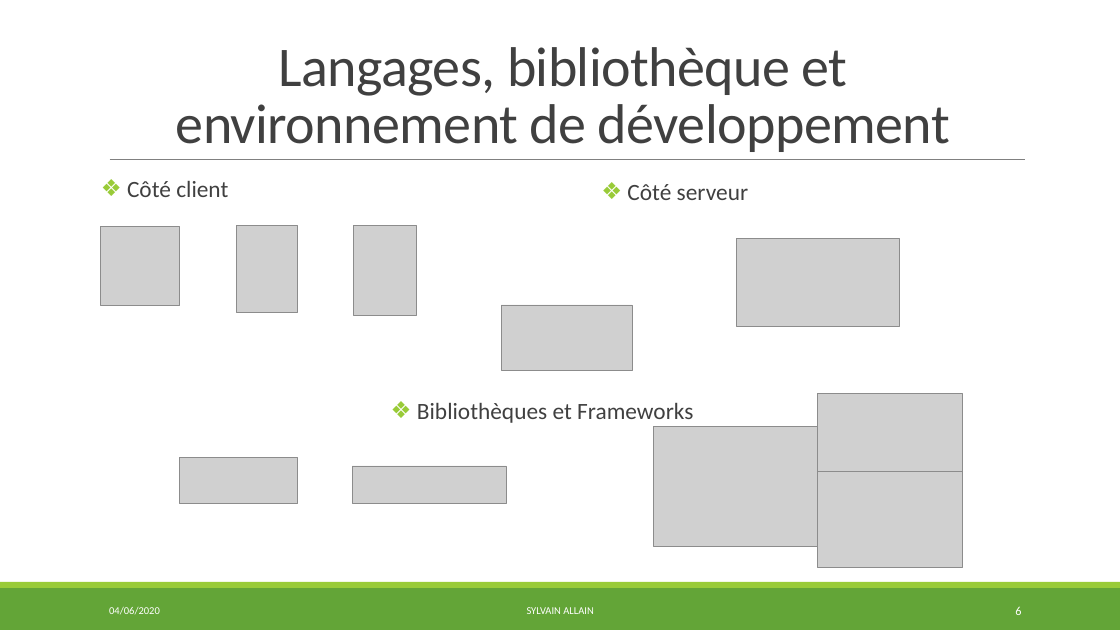
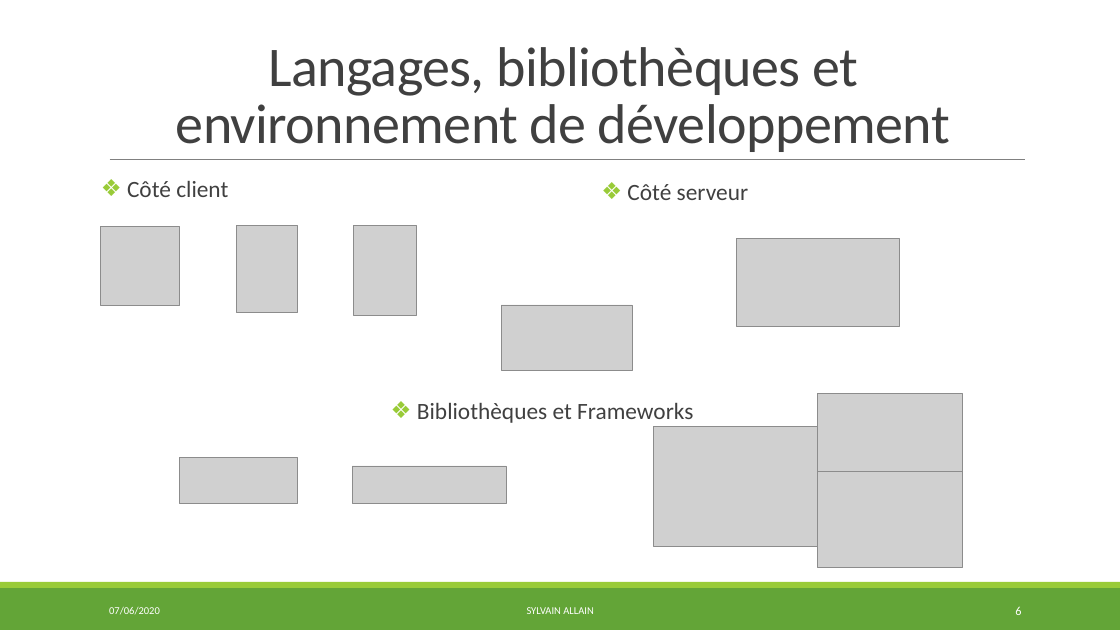
Before and after one commit to S2LF/ProjetPro, a slide deck: slide 6 of ProjetTof’Box.pptx. Drawn at 1120x630 pixels with LibreOffice and Linux fonts; fonts in the diff are those of the drawing; grey boxes stand for pictures. Boxes give left, top, right and bottom in pixels: in the first picture for what was removed or moved away, otherwise in the second. Text is boxed around its words. In the diff, an @@ line names an element or a change of style, - is before the commit and + after.

```diff
--- a/ProjetTof’Box.pptx
+++ b/ProjetTof’Box.pptx
@@ title at bbox=[176, 47, 950, 152]: text changed @@
-Langages, bibliothèque et environnement de développement
+Langages, bibliothèques et environnement de développement
@@ text at bbox=[109, 607, 160, 614]: text changed @@
-04/06/2020
+07/06/2020
```
Also in this commit, not shown: 28 other slides changed, 3 other files.
